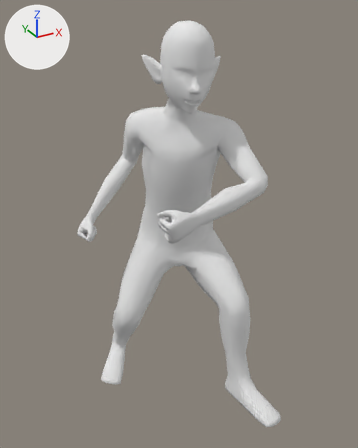
Two versions of the Blender file Assets/Entities/Player/Models/PlayerModel.blend, one commit apart.
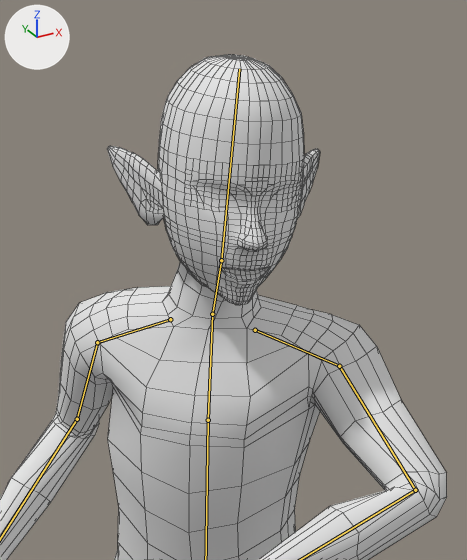
Old and new are each drawn whole from a camera (50 mm lens) standing at (-0.831, -1.479, 1.387) and looking at (-0.081, -0.115, 0.705) and again close up on the part from 28% to 77% of the width and 0% to 47% of the height. Arrows for +X, +Y and +Z are at upper left; the lights stay in place. Both versions are drawn at frame 33 of the action 'BattleStance'; the numbers are the values there. The bones that bend it are drawn over the model as lines in the close-ups. The close-ups show mesh edges as thin lines.

In view in the first close-up: 'Body'.
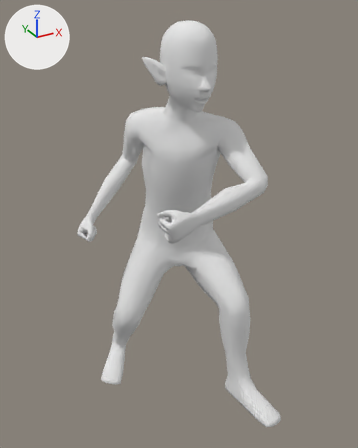
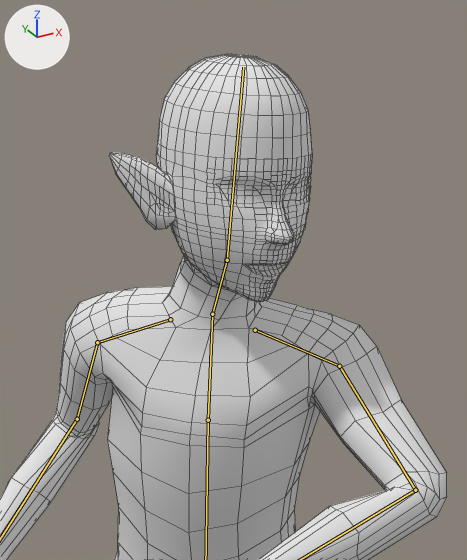
Diff of the bpy script that builds the scene:
```diff
--- a/Assets/Entities/Player/Models/PlayerModel.blend.py
+++ b/Assets/Entities/Player/Models/PlayerModel.blend.py
@@ bone_neck @@
 bone_neck = bpy.data.objects['Armature'].pose.bones['Neck']  # child of 'Chest'
-bone_neck.rotation_quaternion = (0.983, -0.003, 0.165, -0.086)  # degrees (-2, 19, -10)
+bone_neck.rotation_quaternion = (0.966, -0.008, 0.227, -0.125)  # degrees (-5, 26, -16)
@@ bone_head @@
 bone_head = bpy.data.objects['Armature'].pose.bones['Head']  # child of 'Neck'
-bone_head.rotation_quaternion = (0.991, -0.12, 0.063, -0.014)  # degrees (-14, 7, -2)
+bone_head.rotation_quaternion = (0.984, -0.141, 0.108, -0.011)  # degrees (-17, 12, -3)
```

Changed parts and their boxes (x1, y1, x2, y2) in the close-ups (467 x 560 px):
'Body', posed
    before: (0, 55, 447, 560)
    after: (0, 54, 447, 560)
bone 'Neck', root to tip
    before: (212, 314) to (221, 260)
    after: (212, 314) to (227, 260)
bone 'Head', root to tip
    before: (221, 260) to (239, 69)
    after: (227, 260) to (243, 67)
